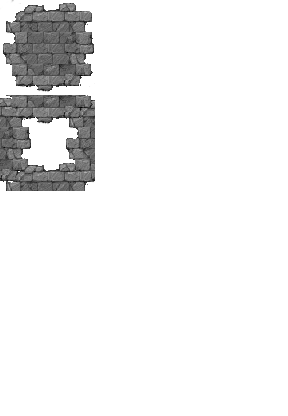
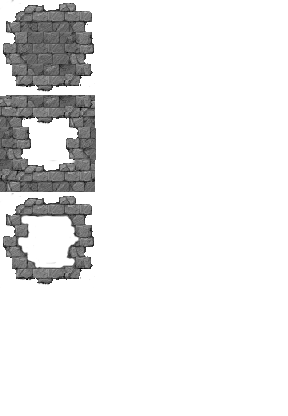
Revision of a layered 288 × 416 image; what changed, layer by layer:
added layer "Walls" above "Interior Corners" over (x1=0, y1=193, x2=95, y2=286)
renamed "Pasted Layer #6" to "Interior Corners", painted on it over (x1=0, y1=95, x2=96, y2=192)
removed layer "Pasted Layer #5" over (x1=0, y1=95, x2=95, y2=100)
removed layer "Pasted Layer #4" over (x1=0, y1=98, x2=20, y2=190)
removed layer "Pasted Layer #3" over (x1=71, y1=95, x2=95, y2=190)
